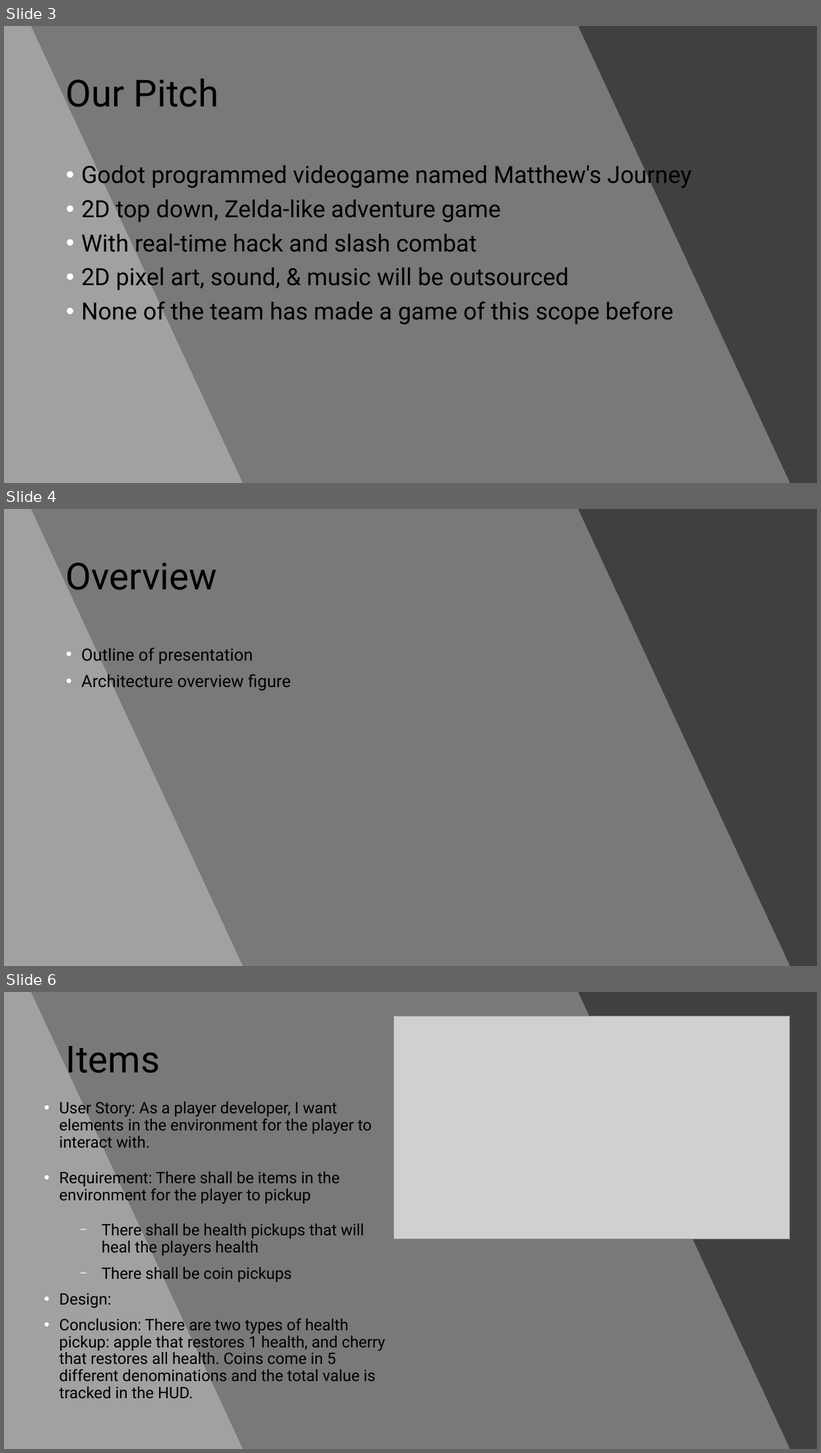
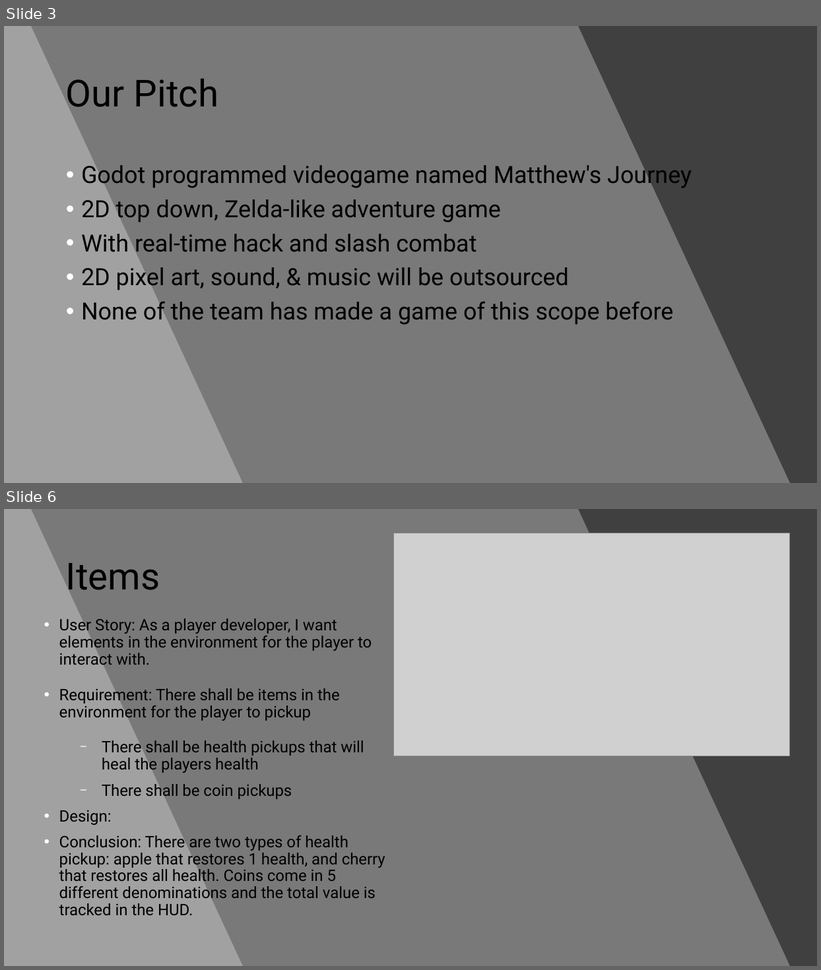
Before and after one commit to WSU-cshimizu/ceg4110-group-project-no-grads, a slide deck: presentation materials/matthews-journey-presentation.pptx. Shown one above the other, each under a label of ours: slides 3, 4 and 6 before the commit, slides 3 and 6 after it; the slides between them are not shown. The pictures are 821x1453 and 821x970 pixels, drawn with LibreOffice and Linux fonts; fonts in the diff are those of the drawing; grey boxes stand for pictures. Boxes give left, top, right and bottom in pixels: in the first picture for what was removed or moved away, otherwise in the second. Text is boxed around its words. In the diff, an @@ line names an element or a change of style, - is before the commit and + after.

```diff
--- a/presentation materials/matthews-journey-presentation.pptx
+++ b/presentation materials/matthews-journey-presentation.pptx
@@ slide 4 removed at bbox=[4, 509, 817, 966], background #404040 @@
@@ freeform shape removed at bbox=[4, 509, 790, 966] @@
@@ freeform shape removed at bbox=[4, 509, 242, 966] @@
@@ title removed at bbox=[66, 562, 217, 590] @@
-Overview
@@ text removed at bbox=[81, 648, 291, 691] @@
-• Outline of presentation
-• Architecture overview figure
```
Also in this commit, not shown: 2 slides changed, 1 slide added.
